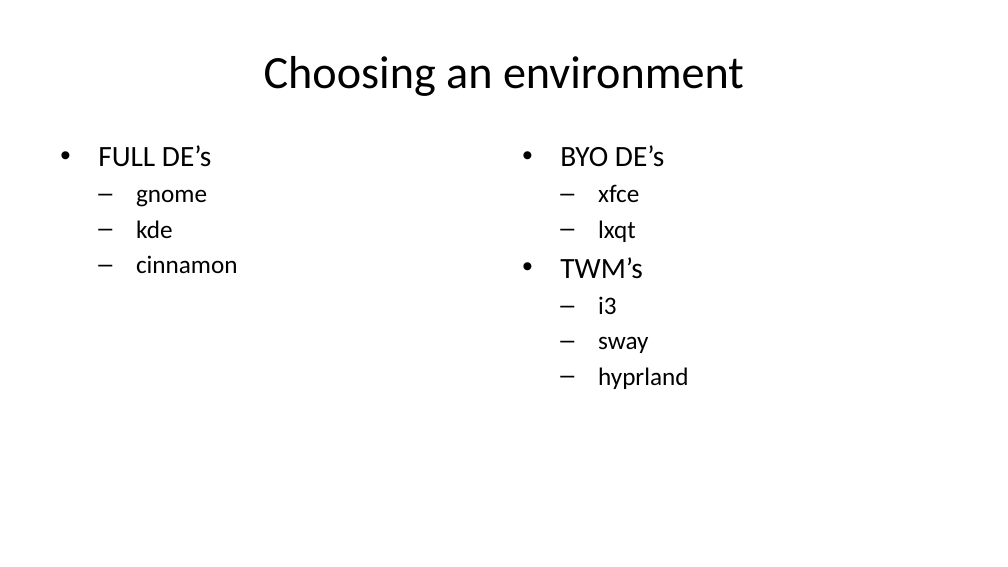
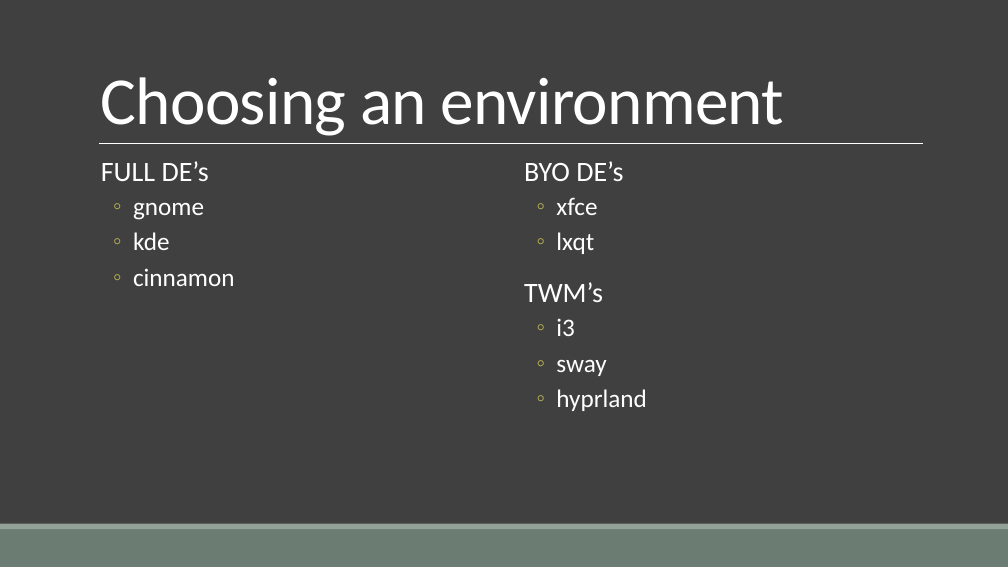
Before and after one commit to dhelgerson/oss-club, a slide deck: slide 6 of archinstall.pptx. Drawn at 1008x567 pixels with LibreOffice and Linux fonts; fonts in the diff are those of the drawing. Boxes give left, top, right and bottom in pixels: in the first picture for what was removed or moved away, otherwise in the second. Text is boxed around its words. In the diff, an @@ line names an element or a change of style, - is before the commit and + after.

```diff
--- a/archinstall.pptx
+++ b/archinstall.pptx
@@ background #FFFFFF to #404040 @@
@@ title "Choosing an environment": place and size @@
-title "Choosing an environment" at bbox=[264, 56, 744, 96]
+title "Choosing an environment" at bbox=[101, 77, 785, 136]
@@ title "Choosing an environment" at bbox=[101, 77, 785, 136]: size 33 to 48 pt, text colour #000000 to #FFFFFF, letter spacing 0 to -0.5 pt; alignment centre to left; line spacing 1 to 0.85; vertical alignment middle to bottom @@
@@ line added from (99, 144) to (922, 144), #FFFFFF 0.5 pt @@
@@ text "FULL DE’s": place and size @@
-text "FULL DE’s" at bbox=[98, 145, 238, 273]
+text "FULL DE’s" at bbox=[101, 161, 235, 286]
@@ text "FULL DE’s" at bbox=[101, 161, 235, 286]: size 21 to 20 pt in "FULL DE’s"; text colour #000000 to #FFFFFF; bullet • to  ; line spacing 1 to 0.9; more space between paragraphs; bullet – to ◦ @@
@@ text "BYO DE’s": place and size @@
-text "BYO DE’s" at bbox=[560, 145, 688, 389]
+text "BYO DE’s" at bbox=[524, 161, 646, 411]
@@ text "BYO DE’s" at bbox=[524, 161, 646, 411]: size 21 to 20 pt in "BYO DE’s", "TWM’s"; text colour #000000 to #FFFFFF; bullet • to  ; line spacing 1 to 0.9; more space between paragraphs; bullet – to ◦ @@
@@ rectangle added at bbox=[0, 529, 1008, 567], fill #6B7D72 @@
@@ rectangle added at bbox=[0, 524, 1008, 529], fill #93A299 @@
```
Also in this commit, not shown: 23 other slides changed.
